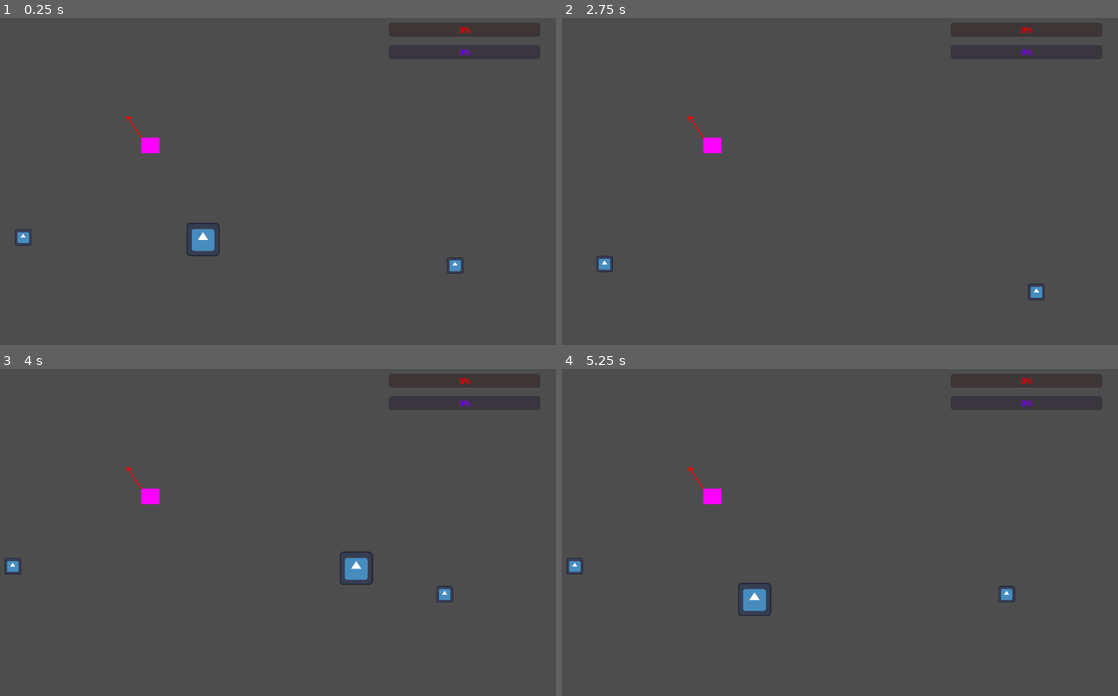
Above: before the commit, frames 1-4 (two rows, left to right).
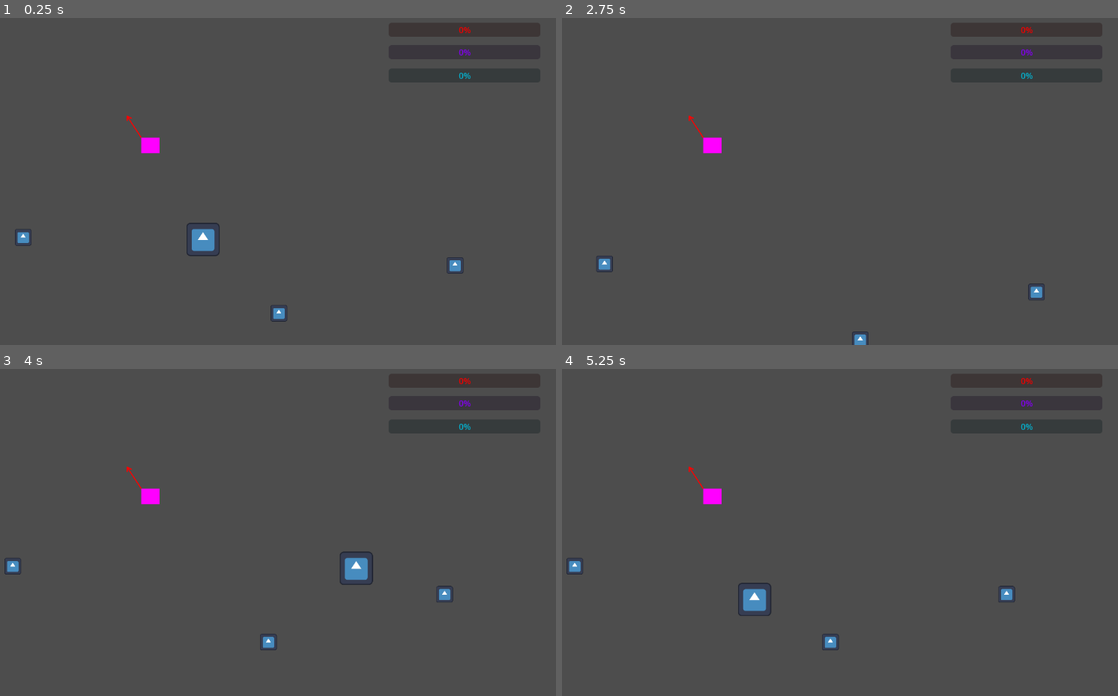
Above: after the commit, the same moments.

Repository: Sandy4j/underwater-guardian
Game: Godot game, scene res://Scenes/Test.tscn
The game is run twice, just before and just after one commit, with the same random seed, the same clock (stepped at 60 frames per second) and the same inputs. This scene is started directly instead of the project's main scene. The engine's default icon, where the game draws it, is replaced by a stand-in: a white triangle on a blue panel in a dark square.
Inputs:
- Up to frame 1 (0.25 s): no input
- Up to frame 2 (2.75 s): hold D (right) 0.53-1.28 s; hold E (grab) 0.53-1.28 s; hold S (down) 1.28-2.03 s; tap E (grab) at 1.35 s; hold D (right) from 2.03 s (still down); hold E (grab) from 2.03 s (still down)
- Up to frame 3 (4 s): release D (right) at 2.78 s; release E (grab) at 2.78 s; hold W (up) 2.78-3.53 s; tap E (grab) at 2.85 s; hold A (left) from 3.53 s (still down); hold E (grab) from 3.53 s (still down)
- Up to frame 4 (5.25 s): release E (grab) at 4.28 s; tap E (grab) at 4.35 s; release A (left) at 5.03 s; hold S (down) from 5.03 s (still down); hold E (grab) from 5.03 s (still down)

The runs differ from the first frame. In frame 1, 0.1% of the frame differs, in the area x 48-85%, y 16-93%; in frame 2, 0.1%; in frame 3, 0.1%, in the area x 46-85%, y 16-87%; in frame 4, 0.1%.

Commit message:
done buff

Diff:
--- a/Actor/player/player.gd
+++ b/Actor/player/player.gd
@@ -32,20 +32,28 @@
 
 
 func Collecting_Buff():
-	var buffs = collect_buffs.get(0)
-	buffs.hide_label()
-	cur_buff = buffs.Buff
+	if not collect_buffs.is_empty():
+		var buffs:Buff_Drop = collect_buffs.get(0)
+		buffs.hide_label()
+		cur_buff = buffs.Buff
+		buffs.show_label()
 
 func grab_buff(buff:Buff_Data):
 	GlobalSignal.emit_signal("activate_buff",cur_buff)
+	var buff_node = collect_buffs.get(0)
+	collect_buffs.erase(buff_node)
+	buff_node.queue_free()
 
 func _on_colect_area_entered(area: Area2D) -> void:
 	if area.get_parent() is Buff_Drop:
 		var buff = area.get_parent()
 		collect_buffs.append(buff)
+		Collecting_Buff()
 
 func _on_colect_area_exited(area: Area2D) -> void:
 	if area.get_parent() is Buff_Drop:
 		var buff = area.get_parent()
 		collect_buffs.erase(buff)
 		buff.hide_label()
+		cur_buff = null
+		Collecting_Buff()
--- /dev/null
+++ b/Buff/Buhell_Projectile.tscn
@@ -0,0 +1,28 @@
+[gd_scene load_steps=3 format=3 uid="uid://cufhgnlex5ek6"]
+
+[ext_resource type="Script" uid="uid://d3hu1c53kqddl" path="res://Buff/buhell_projectile.gd" id="1_63tvr"]
+
+[sub_resource type="CircleShape2D" id="CircleShape2D_omu17"]
+radius = 20.0998
+
+[node name="Area2D" type="Area2D"]
+script = ExtResource("1_63tvr")
+
+[node name="CollisionShape2D" type="CollisionShape2D" parent="."]
+shape = SubResource("CircleShape2D_omu17")
+
+[node name="ColorRect" type="ColorRect" parent="."]
+anchors_preset = 8
+anchor_left = 0.5
+anchor_top = 0.5
+anchor_right = 0.5
+anchor_bottom = 0.5
+offset_left = -20.0
+offset_top = -20.0
+offset_right = 20.0
+offset_bottom = 20.0
+grow_horizontal = 2
+grow_vertical = 2
+color = Color(0.368627, 0.32549, 1, 0.666667)
+
+[connection signal="body_entered" from="." to="." method="_on_body_entered"]
--- a/Buff/buff_manager.gd
+++ b/Buff/buff_manager.gd
@@ -3,8 +3,10 @@
 
 @onready var Sword_buff = preload("res://Buff/sword_buff.tscn")
 @onready var Burn_buff  = preload("res://Buff/burn_buff.tscn")
+@onready var Buhell_buff = preload("res://Buff/buhell_buff.tscn")
 @onready var Sword_Bar =  $CanvasLayer/ProgressBar1
 @onready var Burn_Bar =  $CanvasLayer/ProgressBar2
+@onready var Buhell_Bar =  $CanvasLayer/ProgressBar3
 var active_buff:Array[Buff_Data]
 var Player:CharacterBody2D
 
@@ -14,6 +16,9 @@
 var burn_buff_active:bool = false
 var burn_buff_duration:float
 var burn_buff_max_duration:float
+var buhell_buff_active:bool = false
+var buhell_buff_duration:float
+var buhell_buff_max_duration:float
 
 func _ready() -> void:
 	Player = get_parent()
@@ -24,6 +29,8 @@
 		handle_Sword_buff(delta)
 	if burn_buff_active:
 		handle_Burn_buff(delta)
+	if buhell_buff_active:
+		handle_Buhell_buff(delta)
 
 func handle_Sword_buff(delta:float) -> void:
 	sword_buff_duration += delta
@@ -35,11 +42,21 @@
 
 func handle_Burn_buff(delta:float) -> void:
 	burn_buff_duration += delta
-	Burn_Bar.value = sword_buff_duration
+	Burn_Bar.value = burn_buff_duration
 	if burn_buff_duration >= burn_buff_max_duration:
 		burn_buff_active = false
 		expired_buff(GlobalSignal.tipe.Radiance)
 		burn_buff_duration = 0
+		print("efek burn habis")
+
+func handle_Buhell_buff(delta:float) ->void:
+	buhell_buff_duration += delta
+	Buhell_Bar.value = buhell_buff_duration
+	if buhell_buff_duration >= buhell_buff_max_duration:
+		buhell_buff_active = false
+		expired_buff(GlobalSignal.tipe.KingVon)
+		buhell_buff_duration = 0
+		print("efek buhell habis")
 
 func apply_buff(Buff:Buff_Data):
 	if not active_buff.is_empty():
@@ -69,6 +86,15 @@
 			sword_buff_max_duration = Buff.duration
 			Sword_Bar.max_value = sword_buff_max_duration
 			sword_buff_active = true
+		GlobalSignal.tipe.KingVon:
+			var buff = Buhell_buff.instantiate()
+			add_child(buff)
+			buff.initialize(Buff)
+			Buff.node = buff
+			active_buff.append(Buff)
+			buhell_buff_max_duration = Buff.duration
+			Buhell_Bar.max_value = buhell_buff_max_duration
+			buhell_buff_active = true
 
 func Prolonged_buff(act_buff:Buff_Data, buff:Buff_Data):
 	match act_buff.tipe:
@@ -76,10 +102,15 @@
 			print("buff bakar numpuk")
 			burn_buff_max_duration += buff.duration
 			Burn_Bar.max_value = burn_buff_max_duration
+			print("durasi burn adalah = " + str(burn_buff_max_duration))
 		GlobalSignal.tipe.Murim:
 			print("buff pedang numpuk")
 			sword_buff_max_duration += buff.duration
 			Sword_Bar.max_value = sword_buff_max_duration
+		GlobalSignal.tipe.KingVon:
+			print("buff buhell numpuk")
+			buhell_buff_max_duration += buff.duration
+			Buhell_Bar.max_value = buhell_buff_max_duration
 
 func expired_buff(buff_tipe:GlobalSignal.tipe):
 	for buffs in active_buff:
--- /dev/null
+++ b/Buff/buhell_buff.gd
@@ -0,0 +1,59 @@
+extends Node2D
+
+@onready var Projectile = preload("res://Buff/Buhell_Projectile.tscn")
+@onready var Area = $Area2D
+@onready var pos1 = $pos1
+@onready var pos2 = $pos2
+@onready var pos3 = $pos3
+var damage:int
+var near_body:Array[CharacterBody2D]
+
+func initialize(buff: Buff_Data) -> void:
+	damage = buff.damage
+
+func _on_timer_timeout() -> void:
+	near_body = near_body.filter(func(body):
+		return is_instance_valid(body) and body.is_in_group('Enemy')
+	)
+
+	if near_body.is_empty():
+		print("buhell kosong")
+		return
+
+	near_body.sort_custom(func(a, b):
+		return a.global_position.distance_squared_to(global_position) < b.global_position.distance_squared_to(global_position)
+	)
+
+	var n = near_body.size()
+	var targets: Array[CharacterBody2D] = []
+
+	if n >= 3:
+		print("buhell 3")
+		targets = [near_body[0], near_body[1], near_body[2]]
+	elif n == 2:
+		print("buhell 2")
+		targets = [near_body[0], near_body[1], near_body[0]]
+	else:
+		print("buhell 1")
+		targets = [near_body[0], near_body[0], near_body[0]]
+
+	var markers = [pos1, pos2, pos3]
+	for i in range(3):
+		shoot(targets[i], markers[i])
+
+func shoot(target:CharacterBody2D, start:Marker2D):
+	var bul = Projectile.instantiate()
+	bul.init(target, target.global_position, damage)
+	self.add_child(bul)
+	bul.global_position = start.global_position
+	bul.global_rotation = start.global_rotation
+
+func _on_area_2d_body_entered(body: Node2D) -> void:
+	if body.is_in_group('Enemy'):
+		near_body.append(body)
+		print("musuh masuk buhell, sekarang isinya " + str(near_body.size()))
+
+func _on_area_2d_body_exited(body: Node2D) -> void:
+	if body.is_in_group('Enemy'):
+		print("musuh keluar buhell")
+		near_body.erase(body)
--- /dev/null
+++ b/Buff/buhell_buff.tscn
@@ -0,0 +1,33 @@
+[gd_scene load_steps=3 format=3 uid="uid://bqe1xow443p4k"]
+
+[ext_resource type="Script" uid="uid://cn70yvgruapqf" path="res://Buff/buhell_buff.gd" id="1_pwo3a"]
+
+[sub_resource type="CircleShape2D" id="CircleShape2D_kq4yt"]
+radius = 1084.2
+
+[node name="Bullet_Hell" type="Node2D"]
+script = ExtResource("1_pwo3a")
+
+[node name="Area2D" type="Area2D" parent="."]
+
+[node name="CollisionShape2D" type="CollisionShape2D" parent="Area2D"]
+shape = SubResource("CircleShape2D_kq4yt")
+
+[node name="Timer" type="Timer" parent="."]
+autostart = true
+
+[node name="pos1" type="Marker2D" parent="."]
+position = Vector2(0, 50)
+rotation = 3.14159
+
+[node name="pos2" type="Marker2D" parent="."]
+position = Vector2(35, -35)
+rotation = 0.785398
+
+[node name="pos3" type="Marker2D" parent="."]
+position = Vector2(-35, -35)
+rotation = -0.785398
+
+[connection signal="body_entered" from="Area2D" to="." method="_on_area_2d_body_entered"]
+[connection signal="body_exited" from="Area2D" to="." method="_on_area_2d_body_exited"]
+[connection signal="timeout" from="Timer" to="." method="_on_timer_timeout"]
--- /dev/null
+++ b/Buff/buhell_projectile.gd
@@ -0,0 +1,25 @@
+extends Area2D
+
+var damage:int
+var target_coor:Vector2
+var target:CharacterBody2D
+var speed: float = 200.0
+
+func init(t:CharacterBody2D, tc:Vector2, v:int):
+	target = t
+	target_coor = tc
+	damage = v
+
+func _physics_process(delta: float) -> void:
+	var direction = (target_coor - global_position).normalized()
+	global_position += direction * speed * delta
+
+	if global_position.distance_to(target_coor) < 5.0:
+		queue_free()
+
+func _on_body_entered(body: Node2D) -> void:
+	if body == target:
+		print("buhell memberi damage " + str(damage))
+		#if body.has_method("take_damage"):
+			#body.take_damage(damage)
+		queue_free()
--- a/Buff/burn_buff.gd
+++ b/Buff/burn_buff.gd
@@ -1,6 +1,7 @@
 extends Node2D
 
 @onready var hurt = $Area2D
+var body_near:Array[CharacterBody2D]
 var damage
 
 func initialize(buff: Buff_Data) -> void:
@@ -8,11 +9,15 @@
 	print("burn buff aktif")
 
 func _on_area_2d_body_entered(body: Node2D) -> void:
-	print("damage" + str(damage))
+	body_near.append(body)
 
 func _on_area_2d_body_exited(body: Node2D) -> void:
-	pass # Replace with function body.
+	body_near.erase(body)
 
 
 func _on_timer_timeout() -> void:
-	queue_free()
+	if not body_near.is_empty():
+		for body in body_near:
+			print("burn memberikan damage " + str(damage) + " ke " + body.name)
+	else:
+		print("burn tidak memberikan damage")
--- a/Buff/burn_buff.tscn
+++ b/Buff/burn_buff.tscn
@@ -22,6 +22,7 @@
 root_node = NodePath("../../../..")
 
 [node name="Timer" type="Timer" parent="."]
+autostart = true
 
 [connection signal="body_entered" from="Area2D" to="." method="_on_area_2d_body_entered"]
 [connection signal="body_exited" from="Area2D" to="." method="_on_area_2d_body_exited"]
--- a/Buff/sword_buff.gd
+++ b/Buff/sword_buff.gd
@@ -11,11 +11,10 @@
 	print("Sword buff aktif")
 
 func _on_area_2d_body_entered(body: Node2D) -> void:
-	print("damage" + str(damage))
+	print("sword memberikan damage " + str(damage))
+	#if body.has_method("take_damage"):
+		#body.take_damage(damage)
+
 
 func _on_area_2d_body_exited(body: Node2D) -> void:
 	pass # Replace with function body.
-
-
-func _on_timer_timeout() -> void:
-	queue_free()
--- a/Buff/sword_buff.tscn
+++ b/Buff/sword_buff.tscn
@@ -63,9 +63,5 @@
 &"": SubResource("AnimationLibrary_rxb08")
 }
 
-[node name="Timer" type="Timer" parent="."]
-one_shot = true
-
 [connection signal="body_entered" from="Sword/Area2D" to="." method="_on_area_2d_body_entered"]
 [connection signal="body_exited" from="Sword/Area2D" to="." method="_on_area_2d_body_exited"]
-[connection signal="timeout" from="Timer" to="." method="_on_timer_timeout"]
--- a/Scenes/Test.tscn
+++ b/Scenes/Test.tscn
@@ -7,13 +7,14 @@
 [ext_resource type="Script" uid="uid://fkxnfxlr0fy1" path="res://Buff/buff_manager.gd" id="4_mma61"]
 [ext_resource type="Texture2D" uid="uid://c61itc8uj4k66" path="res://icon.svg" id="5_mma61"]
 [ext_resource type="Script" uid="uid://yq3gv7m4sqn6" path="res://Buff/Buff_Data.gd" id="6_mma61"]
+[ext_resource type="PackedScene" uid="uid://b0xas4siualyq" path="res://Actor/Enemy/melee.tscn" id="8_ki7sg"]
 
 [sub_resource type="Resource" id="Resource_mma61"]
 script = ExtResource("6_mma61")
 name = "Geni"
 tipe = 1
 damage = 10
-duration = 60
+duration = 5
 metadata/_custom_type_script = "uid://yq3gv7m4sqn6"
 
 [sub_resource type="CircleShape2D" id="CircleShape2D_ki7sg"]
@@ -24,13 +25,21 @@
 name = "asdsa"
 tipe = 2
 damage = 5
-duration = 10
+duration = 20
+metadata/_custom_type_script = "uid://yq3gv7m4sqn6"
+
+[sub_resource type="Resource" id="Resource_rxb08"]
+script = ExtResource("6_mma61")
+name = "asdas"
+tipe = 3
+damage = 5
+duration = 100
 metadata/_custom_type_script = "uid://yq3gv7m4sqn6"
 
 [node name="Test" type="Node2D"]
 script = ExtResource("1_efk68")
 
-[node name="Knight" parent="." instance=ExtResource("1_gxb1y")]
+[node name="Knight" parent="." groups=["knight"] instance=ExtResource("1_gxb1y")]
 position = Vector2(259, 219)
 
 [node name="BuffManager" type="Node2D" parent="Knight"]
@@ -58,6 +67,17 @@
 offset_top = 71.0
 offset_right = -30.0
 offset_bottom = 98.0
+grow_horizontal = 0
+
+[node name="ProgressBar3" type="ProgressBar" parent="Knight/BuffManager/CanvasLayer"]
+modulate = Color(0.0196078, 0.729412, 0.85098, 1)
+anchors_preset = 1
+anchor_left = 1.0
+anchor_right = 1.0
+offset_left = -322.0
+offset_top = 116.0
+offset_right = -30.0
+offset_bottom = 143.0
 grow_horizontal = 0
 
 [node name="Camera2D" type="Camera2D" parent="Knight" groups=["Enemy"]]
@@ -118,7 +138,44 @@
 text = "Ambil"
 horizontal_alignment = 1
 
+[node name="Buff3" type="Node2D" parent="."]
+position = Vector2(510, 536)
+script = ExtResource("4_06fis")
+Buff = SubResource("Resource_rxb08")
+
+[node name="Sprite2D" type="Sprite2D" parent="Buff3"]
+scale = Vector2(0.25, 0.25)
+texture = ExtResource("5_mma61")
+
+[node name="Area2D" type="Area2D" parent="Buff3" groups=["buff"]]
+
+[node name="CollisionShape2D" type="CollisionShape2D" parent="Buff3/Area2D"]
+shape = SubResource("CircleShape2D_ki7sg")
+
+[node name="Label" type="Label" parent="Buff3"]
+anchors_preset = 5
+anchor_left = 0.5
+anchor_right = 0.5
+offset_left = -29.0
+offset_top = -38.0
+offset_right = 29.0
+offset_bottom = -15.0
+grow_horizontal = 2
+text = "Ambil"
+horizontal_alignment = 1
+
+[node name="CharacterBody2D" parent="." groups=["Enemy"] instance=ExtResource("8_ki7sg")]
+position = Vector2(1559, -529)
+
+[node name="CharacterBody2D2" parent="." groups=["Enemy"] instance=ExtResource("8_ki7sg")]
+position = Vector2(-868, -921)
+
+[node name="CharacterBody2D3" parent="." groups=["Enemy"] instance=ExtResource("8_ki7sg")]
+position = Vector2(-1734, 1536)
+
 [connection signal="body_entered" from="Buff/Area2D" to="Buff" method="_on_area_2d_body_entered"]
 [connection signal="body_exited" from="Buff/Area2D" to="Buff" method="_on_area_2d_body_exited"]
 [connection signal="body_entered" from="Buff2/Area2D" to="Buff2" method="_on_area_2d_body_entered"]
 [connection signal="body_exited" from="Buff2/Area2D" to="Buff2" method="_on_area_2d_body_exited"]
+[connection signal="body_entered" from="Buff3/Area2D" to="Buff3" method="_on_area_2d_body_entered"]
+[connection signal="body_exited" from="Buff3/Area2D" to="Buff3" method="_on_area_2d_body_exited"]
Not shown, added: Buff/buhell_buff.gd.uid
Not shown, added: Buff/buhell_projectile.gd.uid
Not shown: 1 places in Scenes/Test.tscn that only renumber resources
